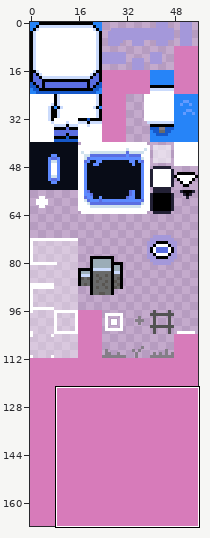
File history of a pixel-art file, media/art/spritesheet.aseprite. The picture above shows the old version from afar; the outline marks the close-up.
Close-up. Before:
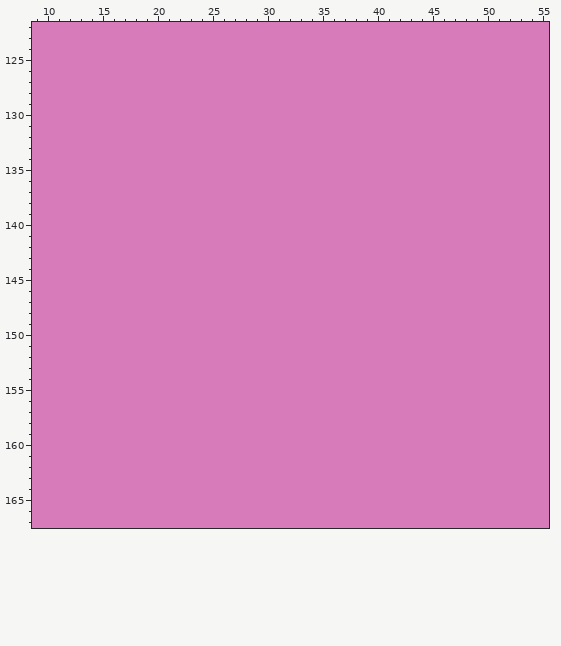
56x168 pixels, 1 frame. Colours within 5 levels of each other are drawn and written as one. Shown: x 9..55, y 122..167.
Now the later version:
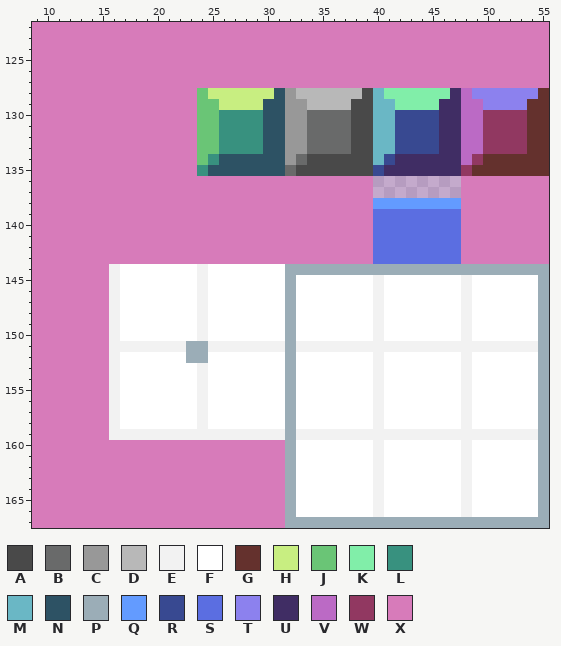
Palette (. is transparent): A #494949  B #696a6a  C #989898  D #b8b8b8  E #f2f2f2  F #ffffff  G #64312d  H #c8ee81  J #6ac576  K #81eea9  L #38917f  M #6ab7c5  N #2d5264  P #9badb7  Q #639bff  R #384991  S #5b6ee1  T #8c81ee  U #402d64  V #bb6ac5  W #913861  X #d77bba
Change:
Layer "Water":
Colour A replaces colour X in row 128 at x 39; in rows 129 to 133 at x 38 to 39; in row 134 at x 34 to 39; in row 135 at x 33 to 39.
Colour B replaces colour X in rows 130 to 133 at x 34 to 37; in row 134 at x 33; in row 135 at x 32.
Colour C replaces colour X in row 128 at x 32; in rows 129 to 133 at x 32 to 33; in row 134 at x 32.
Colour D replaces colour X in row 128 at x 33 to 38; in row 129 at x 34 to 37.
Colour E replaces colour X in row 144 at x 16 and 24; in rows 145 to 150 at x 16, 24, 40 and 48; in row 151 at x 16 to 22, 25 to 31 and 33 to 54; in row 152 at x 16, 40 and 48; in rows 153 to 158 at x 16, 24, 40 and 48; in row 159 at x 16 to 31 and 33 to 54.
Colour E replaces colour X in rows 160 to 166 at x 40 and 48.
Colour F replaces colour X in row 144 at x 17 to 23 and 25 to 31; in rows 145 to 150 at x 17 to 23, 25 to 31, 33 to 39, 41 to 47 and 49 to 54; in row 152 at x 17 to 22, 25 to 31, 33 to 39, 41 to 47 and 49 to 54; in rows 153 to 158 at x 17 to 23, 25 to 31, 33 to 39, 41 to 47 and 49 to 54; in rows 160 to 166 at x 33 to 39, 41 to 47 and 49 to 54.
Colour G replaces colour X in row 128 at x 55; in rows 129 to 133 at x 54 to 55; in row 134 at x 50 to 55; in row 135 at x 49 to 55.
Colour H replaces colour X in row 128 at x 25 to 30; in row 129 at x 26 to 29.
Colour J replaces colour X in row 128 at x 24; in rows 129 to 133 at x 24 to 25; in row 134 at x 24.
Colour K replaces colour X in row 128 at x 41 to 46; in row 129 at x 42 to 45.
Colour L replaces colour X in rows 130 to 133 at x 26 to 29; in row 134 at x 25; in row 135 at x 24.
Colour M replaces colour X in row 128 at x 40; in rows 129 to 133 at x 40 to 41; in row 134 at x 40.
Colour N replaces colour X in row 128 at x 31; in rows 129 to 133 at x 30 to 31; in row 134 at x 26 to 31; in row 135 at x 25 to 31.
Colour P replaces colour X in row 144 at x 32 to 55; in rows 145 to 150 at x 32 and 55; in rows 151 to 152 at x 23 to 24, 32 and 55; in rows 153 to 166 at x 32 and 55; in row 167 at x 32 to 55.
Colour Q replaces colour X in row 138 at x 40 to 47.
Colour R replaces colour X in rows 130 to 133 at x 42 to 45; in row 134 at x 41; in row 135 at x 40.
Colour S replaces colour X in rows 139 to 143 at x 40 to 47.
Colour T replaces colour X in row 128 at x 49 to 54; in row 129 at x 50 to 53.
Colour U replaces colour X in row 128 at x 47; in rows 129 to 133 at x 46 to 47; in row 134 at x 42 to 47; in row 135 at x 41 to 47.
Colour V replaces colour X in row 128 at x 48; in rows 129 to 133 at x 48 to 49; in row 134 at x 48.
Colour W replaces colour X in rows 130 to 133 at x 50 to 53; in row 134 at x 49; in row 135 at x 48.
Colour X is gone in rows 136 to 137 at x 40 to 47.
